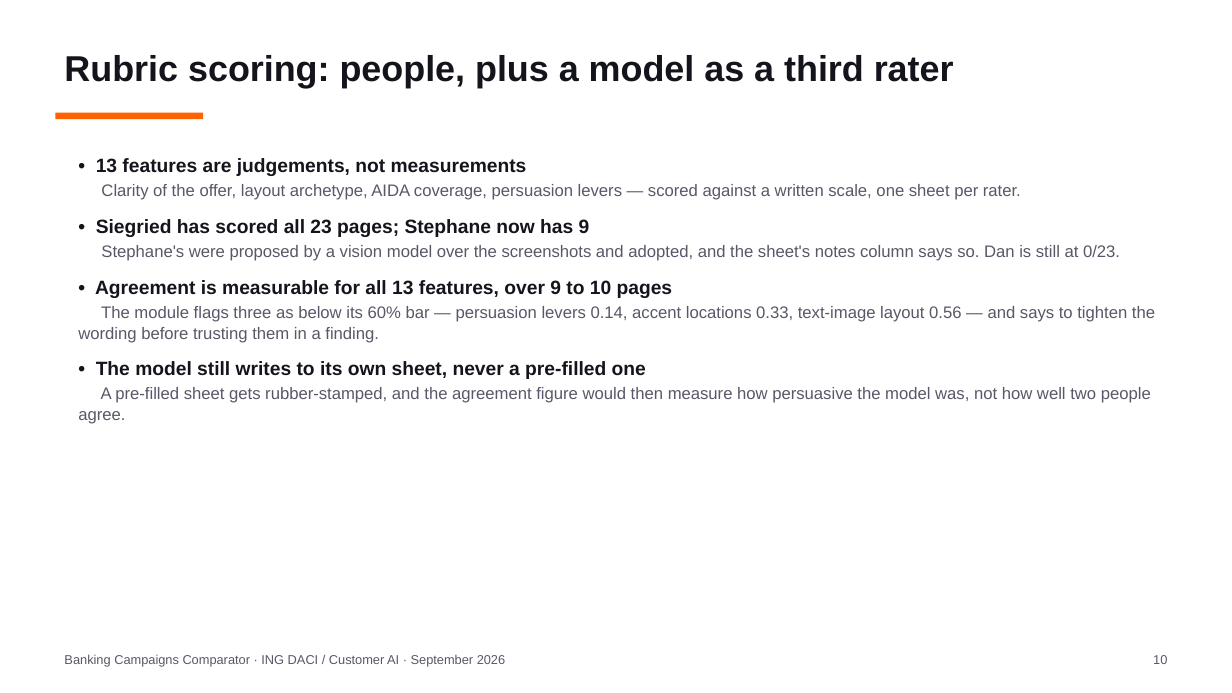
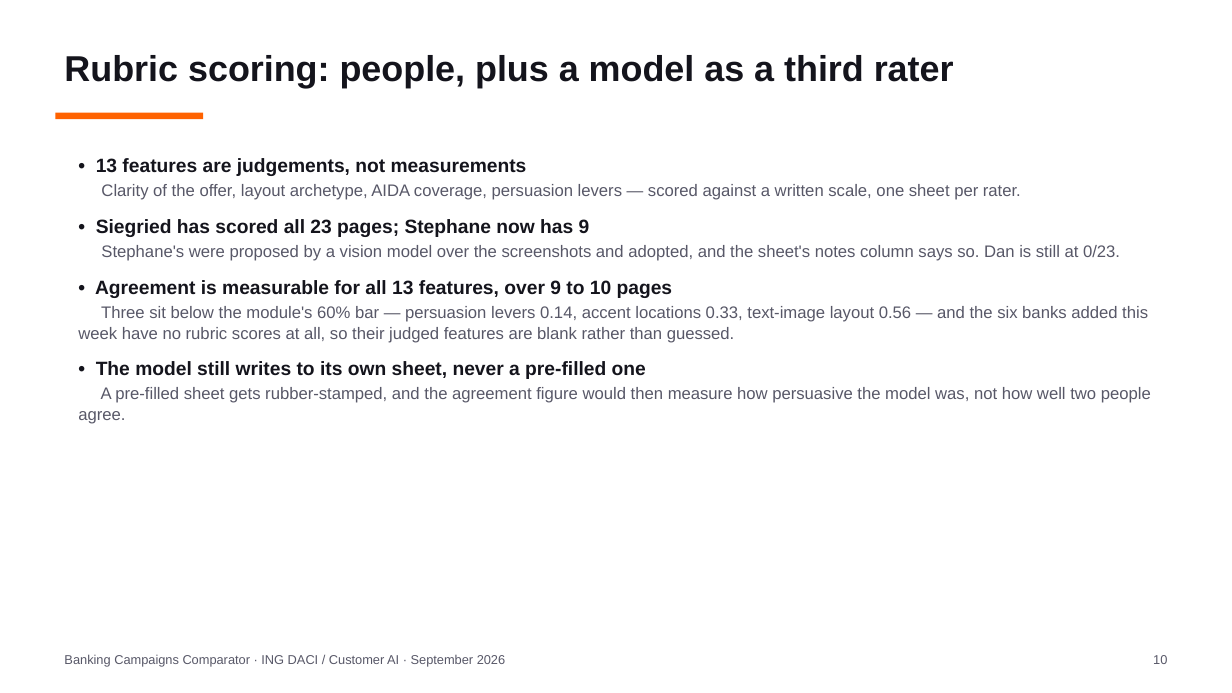
Before and after one commit to Siegried81/ing-usecase, a slide deck: slide 10 of docs/Banking_Campaigns_Comparator.pptx. Drawn at 1232x693 pixels with LibreOffice and Linux fonts; fonts in the diff are those of the drawing. Boxes give left, top, right and bottom in pixels: in the first picture for what was removed or moved away, otherwise in the second. Text is boxed around its words. In the diff, an @@ line names an element or a change of style, - is before the commit and + after.

Commit message:
feat: capture BNP Paribas Fortis, add CBC and Keytrade - 16 pages / 14 banks
The coverage gap the report was still showing is closed. ING's list is now
complete except for banks that publish no comparable page at all.

BNP Paribas Fortis: every headless client returned HTTP 503 on every path,
including the homepage, with any User-Agent and in both bundled Chromium and
real Chrome. Measured across four variants, the discriminator was headlessness
itself - the same URL in a headful browser returned 200 and the real page. The
targets file gained method: headful, which launches a real visible Chrome for
that host only. This is not evasion and not the manual-save path: robots.txt
still allows the path and is checked before every fetch, exactly one request is
made per page, and nothing rotates IP, session or identity. Reverting is one
line per target if the team reads LC-04 more strictly.

Keytrade Bank: its KeyPack is the current-account package, but the site never
reaches networkidle (consent and analytics keep loading) and the headless client
stalled. render() now also takes wait_until and timeout_ms per target, and
Keytrade uses domcontentloaded with a 60s budget.

CBC (KBC Group's francophone brand) captured headless like any other target.

Registries: headful_render added to the frozen collection_method enum, and cbc
and keytrade added to the frozen bank enum, BANK_CATEGORY and BRAND_COLOURS
(CBC's accent #0097db from its own logos-cbc.svg, Keytrade's #03b3d9 from its
declared theme-color). check_schema_freeze.py passes.

Also fixed: limitations.md claimed Trends 'covers three of the nine banks' - a
hard-coded count that had already rotted. It now says it covers the banks in
Dan's export rather than every bank compared, which cannot go stale.

Checked and excluded, and not because of robots (all allow): Fintro (BNP's
agent-network brand, no comparable landing page), Bank Nagelmackers (private
banking; 1,052 sitemap URLs contain no retail current-account product page),
Triodos Belgium (current account is business-only), bpost bank (absorbed into
BNP), AXA Bank (merged into Crelan).

Result: current_account_pack compares 16 pages across 14 banks, nothing
excluded, ING 0.201. Deck and video rebuilt on the new snapshot; 368 tests pass.

```diff
--- a/docs/Banking_Campaigns_Comparator.pptx
+++ b/docs/Banking_Campaigns_Comparator.pptx
@@ text at (x1=78, y1=306, x2=1148, y2=343): text changed @@
-The module flags three as below its 60% bar — persuasion levers 0.14, accent locations 0.33, text-image layout 0.56 — and says to tighten the wording before trusting them in a finding.
+Three sit below the module's 60% bar — persuasion levers 0.14, accent locations 0.33, text-image layout 0.56 — and the six banks added this week have no rubric scores at all, so their judged features are blank rather than guessed.
```
Also in this commit, not shown: 4 other slides changed, 15 other files.
